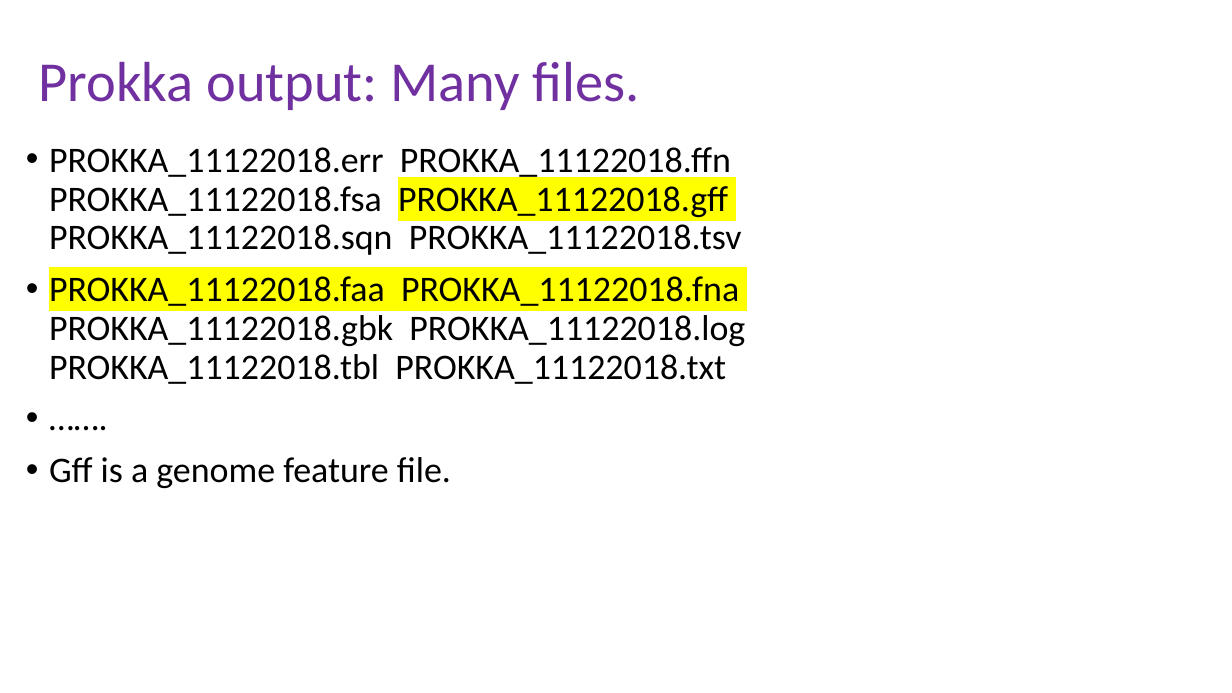
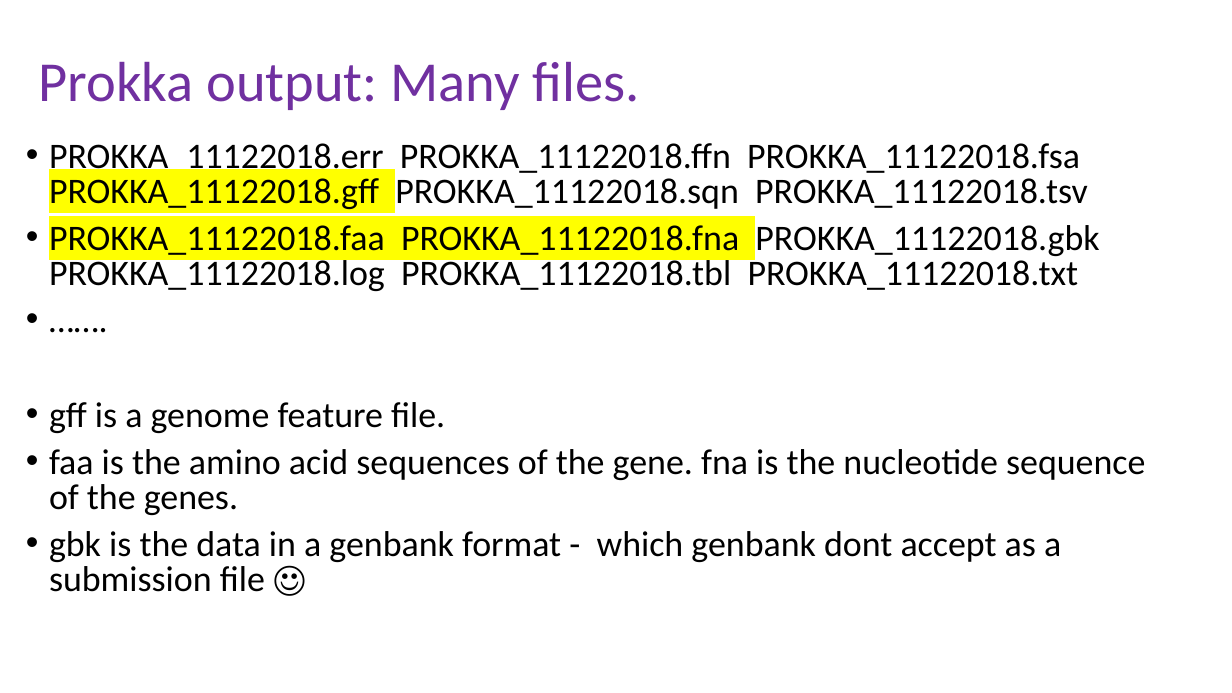
Before and after one commit to peterthorpe5/Msc_Digital_Health, a slide deck: slide 27 of powerpoint/6_assembly.pptx. Drawn at 1232x693 pixels with LibreOffice and Linux fonts; fonts in the diff are those of the drawing. Boxes give left, top, right and bottom in pixels: in the first picture for what was removed or moved away, otherwise in the second. Text is boxed around its words. In the diff, an @@ line names an element or a change of style, - is before the commit and + after.

```diff
--- a/powerpoint/6_assembly.pptx
+++ b/powerpoint/6_assembly.pptx
@@ text at [49, 143, 1099, 291]: line spacing 0.9 to 0.8 @@
@@ text at [49, 402, 1145, 592]: text changed @@
-• Gff is a genome feature file.
+• gff is a genome feature file.
+• faa is the amino acid sequences of the gene. fna is the nucleotide sequence of the genes.
+• gbk is the data in a genbank format - which genbank dont accept as a submission file ☺
```
Also in this commit, not shown: 7 other slides changed, 2 slides added, 2 slides removed, 1 other file.
